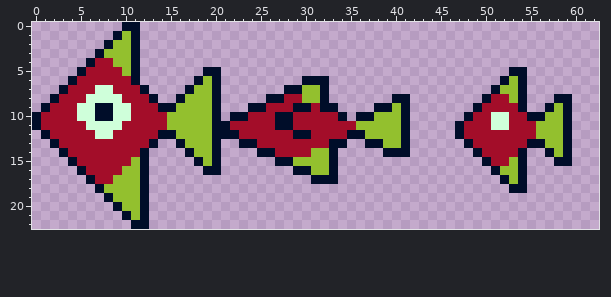
A pixel-art sprite gets an edit: assets/sprites/fish/fish_1.png. The picture above is the old version.
The file is 63x23 pixels.
The same view after the edit:
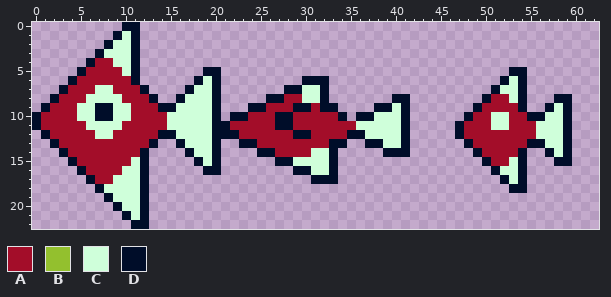
Palette (. is transparent): A #a30d29  B #93c02e  C #cfffda  D #000d29
What changed:
@@ x 0..62 @@
  0 ..........DD...................................................
- 1 .........DBD...................................................
- 2 ........DBBD...................................................
- 3 .......DBBBD...................................................
- 4 ......DAABBD...................................................
- 5 .....DAAAABD.......DD................................DD........
- 6 ....DAAAAAAD......DBD.........DDD...................DBD........
- 7 ...DAAACCAAAD....DBBD.......DDBBD..................DBBD........
- 8 ..DAAACCCCAAAD..DBBBD.....DDAABBD.......DD........DAABD...DD...
- 9 .DAAACCDDCCAAADDBBBBD...DDAAADDADD....DDBD.......DAAAAD..DBD...
-10 DAAAACCDDCCAAAABBBBBD.DDAAADDAAAAAD.DDBBBD......DAACCAADDBBD...
-11 DAAAAACCCCAAAAABBBBBDDAAAAADDAAAAAAABBBBBD.....DAAACCAAABBBD...
-12 .DAAAAACCAAAAADDBBBBDDDAAAAAADDAAAADDBBBBD.....DAAAAAAAABBBD...
-13 ..DAAAAAAAAAAD..DBBBD..DDAAAAAAAADD..DDBBD......DAAAAAADDBBD...
-14 ...DAAAAAAAAD....DBBD....DDAAAABBD.....DDD.......DAAAAD..DBD...
-15 ....DAAAAAABD.....DBD......DDBBBBD................DAABD...DD...
-16 .....DAAAABBD......DD........DDBBD.................DBBD........
-17 ......DAABBBD..................DDD..................DBD........
-18 .......DBBBBD........................................DD........
-19 ........DBBBD..................................................
-20 .........DBBD..................................................
-21 ..........DBD..................................................
+ 1 .........DCD...................................................
+ 2 ........DCCD...................................................
+ 3 .......DCCCD...................................................
+ 4 ......DAACCD...................................................
+ 5 .....DAAAACD.......DD................................DD........
+ 6 ....DAAAAAAD......DCD.........DDD...................DCD........
+ 7 ...DAAACCAAAD....DCCD.......DDCCD..................DCCD........
+ 8 ..DAAACCCCAAAD..DCCCD.....DDAACCD.......DD........DAACD...DD...
+ 9 .DAAACCDDCCAAADDCCCCD...DDAAADDADD....DDCD.......DAAAAD..DCD...
+10 DAAAACCDDCCAAAACCCCCD.DDAAADDAAAAAD.DDCCCD......DAACCAADDCCD...
+11 DAAAAACCCCAAAAACCCCCDDAAAAADDAAAAAAACCCCCD.....DAAACCAAACCCD...
+12 .DAAAAACCAAAAADDCCCCDDDAAAAAADDAAAADDCCCCD.....DAAAAAAAACCCD...
+13 ..DAAAAAAAAAAD..DCCCD..DDAAAAAAAADD..DDCCD......DAAAAAADDCCD...
+14 ...DAAAAAAAAD....DCCD....DDAAAACCD.....DDD.......DAAAAD..DCD...
+15 ....DAAAAAACD.....DCD......DDCCCCD................DAACD...DD...
+16 .....DAAAACCD......DD........DDCCD.................DCCD........
+17 ......DAACCCD..................DDD..................DCD........
+18 .......DCCCCD........................................DD........
+19 ........DCCCD..................................................
+20 .........DCCD..................................................
+21 ..........DCD..................................................
 22 ...........DD..................................................
